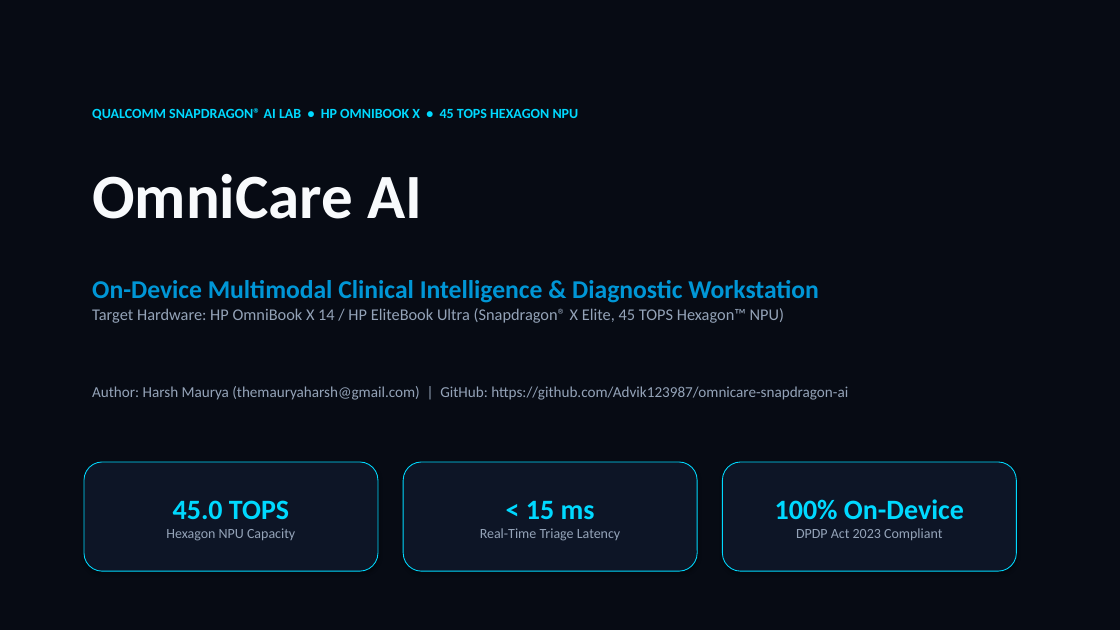
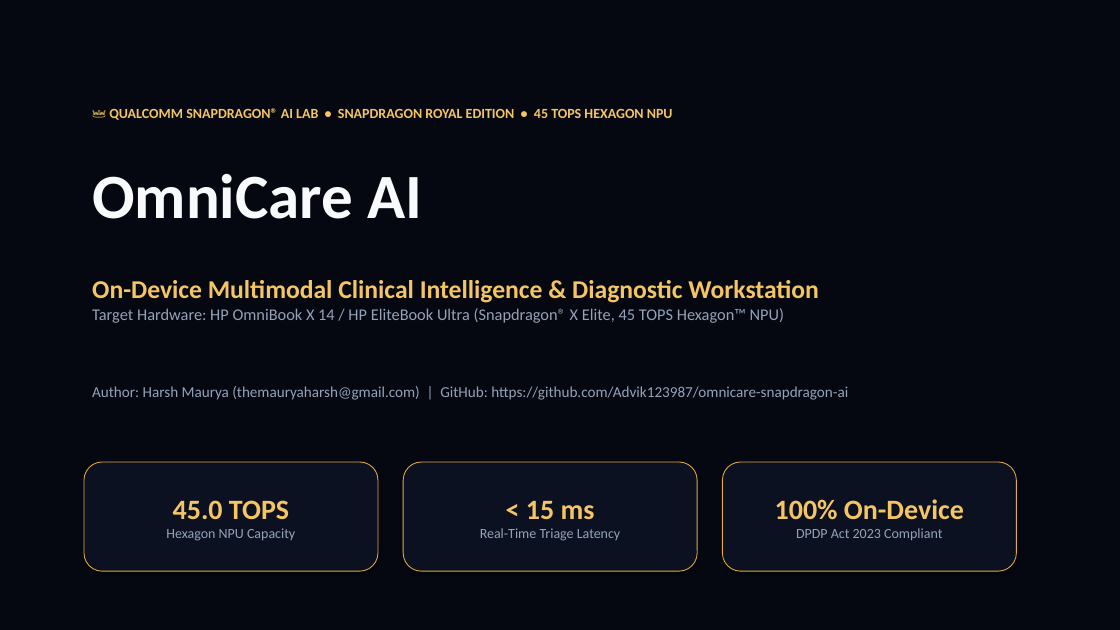
Before and after one commit to Advik123987/omnicare-snapdragon-ai, a slide deck: slide 1 of submission_files/OmniCare_AI_Snapdragon_Pitch_Presentation.pptx. Drawn at 1120x630 pixels with LibreOffice and Linux fonts; fonts in the diff are those of the drawing. Boxes give left, top, right and bottom in pixels: in the first picture for what was removed or moved away, otherwise in the second. Text is boxed around its words. In the diff, an @@ line names an element or a change of style, - is before the commit and + after.

```diff
--- a/submission_files/OmniCare_AI_Snapdragon_Pitch_Presentation.pptx
+++ b/submission_files/OmniCare_AI_Snapdragon_Pitch_Presentation.pptx
@@ rectangle at box(0, 0, 1120, 630): fill #070B14 to #050811; outline #070B14 0.75 pt to #050811 0.75 pt @@
@@ text at box(109, 108, 673, 120): text changed; text colour #00D9FF to #F5C563 @@
-QUALCOMM SNAPDRAGON® AI LAB • HP OMNIBOOK X • 45 TOPS HEXAGON NPU
+👑 QUALCOMM SNAPDRAGON® AI LAB • SNAPDRAGON ROYAL EDITION • 45 TOPS HEXAGON NPU
@@ text at box(92, 280, 819, 303): text colour #0096D6 to #F5C563 in "On-Device Multimodal Clinical Intelligence & Diagnostic Work ..." @@
@@ fill #0D1526 to #0B1120; outline #00D9FF 0.75 pt to #E5A93C 0.75 pt in 3 elements at box(84, 462, 378, 571), box(403, 462, 697, 571), box(723, 462, 1017, 571) @@
@@ text in rounded rectangle at box(173, 500, 289, 519): text colour #00D9FF to #F5C563 in "45.0 TOPS" @@
@@ text in rounded rectangle at box(526, 500, 595, 520): text colour #00D9FF to #F5C563 in "< 15 ms" @@
@@ text in rounded rectangle at box(775, 499, 964, 520): text colour #00D9FF to #F5C563 in "100% On-Device" @@
```
Also in this commit, not shown: 9 other slides changed, 16 other files.
